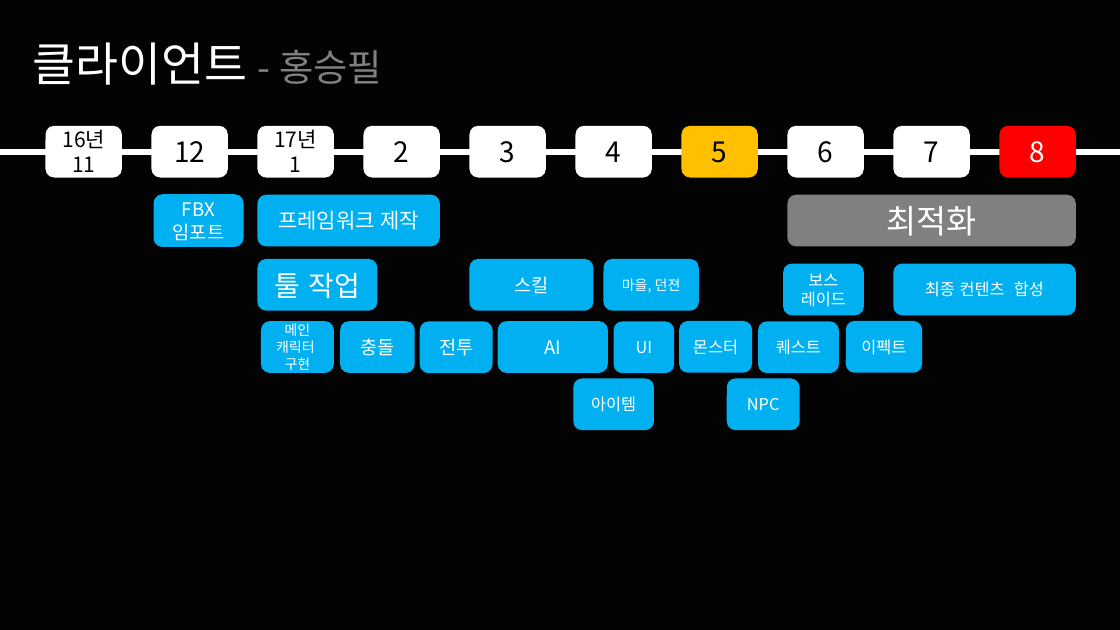
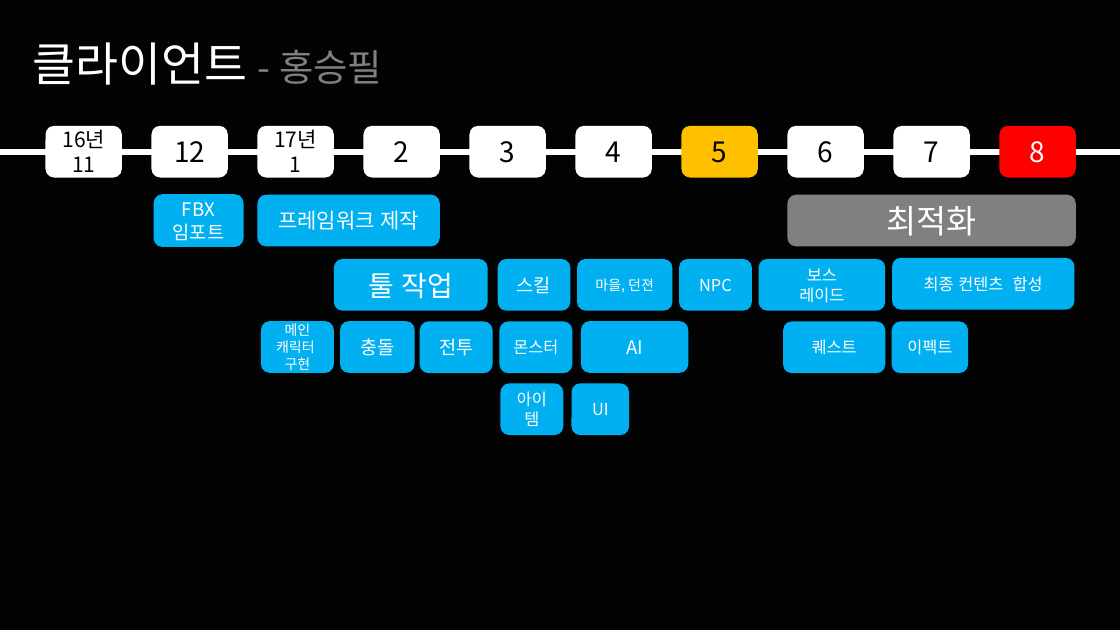
Before and after one commit to korleinster/gamebusdriver, a slide deck: slide 5 of documents/일정표(20170217).pptx. Drawn at 1120x630 pixels with LibreOffice and Linux fonts; fonts in the diff are those of the drawing; background and template pictures are left out. Boxes give left, top, right and bottom in pixels: in the first picture for what was removed or moved away, otherwise in the second. Text is boxed around its words. In the diff, an @@ line names an element or a change of style, - is before the commit and + after.

Commit message:
[홍승필] 일정수정.
일이 너무많다. 자살하고싶다. 우울증 걸릴듯.

```diff
--- a/documents/일정표(20170217).pptx
+++ b/documents/일정표(20170217).pptx
@@ rounded rectangle "툴 작업": place and size @@
-rounded rectangle "툴 작업" at bbox=[258, 259, 378, 311]
+rounded rectangle "툴 작업" at bbox=[334, 259, 487, 311]
@@ rounded rectangle "스킬": place and size @@
-rounded rectangle "스킬" at bbox=[470, 259, 594, 311]
+rounded rectangle "스킬" at bbox=[498, 259, 571, 311]
@@ rounded rectangle "마을, 던젼": place and size @@
-rounded rectangle "마을, 던젼" at bbox=[603, 259, 698, 311]
+rounded rectangle "마을, 던젼" at bbox=[577, 259, 672, 311]
@@ rounded rectangle "NPC": place and size @@
-rounded rectangle "NPC" at bbox=[727, 379, 800, 431]
+rounded rectangle "NPC" at bbox=[679, 259, 752, 311]
@@ rounded rectangle "보스": place and size @@
-rounded rectangle "보스" at bbox=[783, 264, 864, 316]
+rounded rectangle "보스" at bbox=[759, 259, 886, 311]
@@ rounded rectangle "최종 컨텐츠 합성": place and size @@
-rounded rectangle "최종 컨텐츠 합성" at bbox=[894, 264, 1076, 316]
+rounded rectangle "최종 컨텐츠 합성" at bbox=[892, 258, 1075, 310]
@@ rounded rectangle "몬스터": place and size @@
-rounded rectangle "몬스터" at bbox=[680, 321, 753, 373]
+rounded rectangle "몬스터" at bbox=[500, 322, 573, 374]
@@ rounded rectangle "AI": place and size @@
-rounded rectangle "AI" at bbox=[498, 321, 608, 373]
+rounded rectangle "AI" at bbox=[581, 321, 689, 373]
@@ rounded rectangle "퀘스트": place and size @@
-rounded rectangle "퀘스트" at bbox=[759, 322, 839, 374]
+rounded rectangle "퀘스트" at bbox=[783, 322, 886, 374]
@@ rounded rectangle "이펙트": place and size @@
-rounded rectangle "이펙트" at bbox=[846, 321, 923, 373]
+rounded rectangle "이펙트" at bbox=[892, 322, 969, 374]
@@ rounded rectangle "아이템": place and size @@
-rounded rectangle "아이템" at bbox=[574, 379, 655, 431]
+rounded rectangle "아이템" at bbox=[501, 383, 564, 435]
@@ rounded rectangle "UI": place and size @@
-rounded rectangle "UI" at bbox=[614, 322, 675, 374]
+rounded rectangle "UI" at bbox=[571, 383, 629, 435]
```
